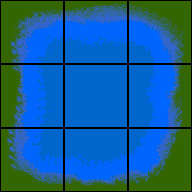
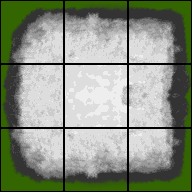
The second 192x192 image is a revision of the first. Changes to its layers:
added layer "Eingefügte Ebene" above "mountain" over (2, 95, 191, 188)
added layer "mountain" above "pond" over (2, 3, 191, 188)
hid "pond" over (2, 3, 191, 188)
